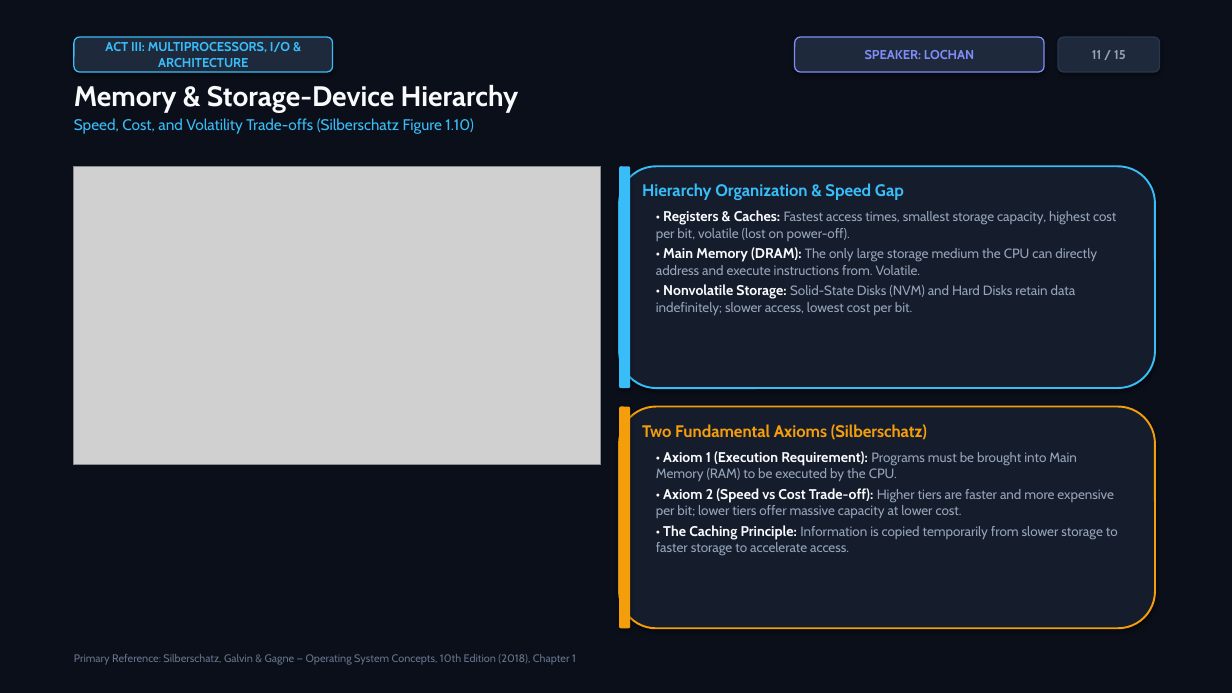
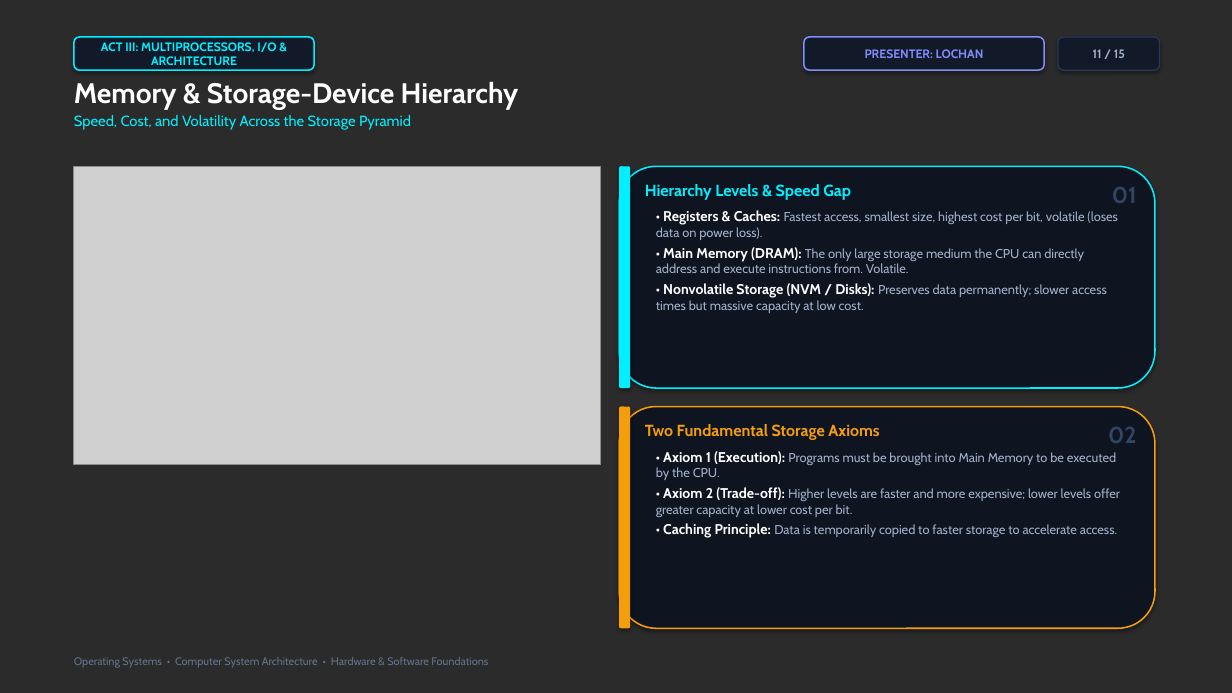
Before and after one commit to vangaramcharan2007-del/alfred, a slide deck: slide 11 of Computer_System_Architecture_OS.pptx. Drawn at 1232x693 pixels with LibreOffice and Linux fonts; fonts in the diff are those of the drawing; grey boxes stand for pictures; background and template pictures are left out; a plain dark background stands for a picture behind light text. Boxes give left, top, right and bottom in pixels: in the first picture for what was removed or moved away, otherwise in the second. Text is boxed around its words. In the diff, an @@ line names an element or a change of style, - is before the commit and + after.

Commit message:
feat(presentation): upgrade to high-production-value cinematic dark visual theme with 1080p hardware overlays

```diff
--- a/Computer_System_Architecture_OS.pptx
+++ b/Computer_System_Architecture_OS.pptx
@@ background #0B0F19 to picture (left out) @@
@@ rectangle removed at (0,0,1232,693) @@
@@ rounded rectangle "ACT III: MULTIPROCESSORS, I/O & ...": place and size @@
-rounded rectangle "ACT III: MULTIPROCESSORS, I/O & ..." at (74,37,333,72)
+rounded rectangle "ACT III: MULTIPROCESSORS, I/O & ..." at (74,37,314,70)
@@ rounded rectangle "ACT III: MULTIPROCESSORS, I/O & ..." at (74,37,314,70): size 10 to 9.5 pt, text colour #38BDF8 to #00F0FF; fill #1E293B to #121A2A; outline #38BDF8 1 pt to #00F0FF 1.2 pt @@
@@ rounded rectangle "PRESENTER: LOCHAN": place and size @@
-rounded rectangle "PRESENTER: LOCHAN" at (795,37,1044,72)
+rounded rectangle "PRESENTER: LOCHAN" at (804,37,1044,70)
@@ rounded rectangle "PRESENTER: LOCHAN" at (804,37,1044,70): fill #1E293B to #121A2A; outline #818CF8 1 pt to #818CF8 1.2 pt @@
@@ text in rounded rectangle at (865,49,984,58): text changed; size 10 to 9.5 pt @@
-SPEAKER: LOCHAN
+PRESENTER: LOCHAN
@@ rounded rectangle "11 / 15" at (1058,37,1160,70): size 10 to 9.5 pt, text colour #94A3B8 to #A0AFC8; fill #1E293B to #121A2A; outline #2A364F 1 pt to #283855 1 pt @@
@@ text at (74,82,519,110): text colour #F8FAFC to #FFFFFF in "Memory & Storage-Device Hierarchy" @@
@@ text at (74,115,411,130): text changed; size 12 to 11.5 pt; text colour #38BDF8 to #00F0FF @@
-Speed, Cost, and Volatility Trade-offs (Silberschatz Figure 1.10)
+Speed, Cost, and Volatility Across the Storage Pyramid
@@ rounded rectangle at (619,166,1155,388): fill #151C2C to #0E1420; outline #38BDF8 1.5 pt to #00F0FF 1.2 pt @@
@@ rounded rectangle at (619,166,630,388): fill #38BDF8 to #00F0FF @@
@@ text at (645,184,851,200): text changed; size 13 to 12.5 pt; text colour #38BDF8 to #00F0FF @@
-Hierarchy Organization & Speed Gap
+Hierarchy Levels & Speed Gap
@@ text added at (1112,187,1137,203), 18 pt, text #324664, bold @@
+01
@@ text at (656,210,1118,240): text changed; size 10.5 to 10 pt; text colour #94A3B8 to #A0AFC8 @@
-• Registers & Caches: Fastest access times, smallest storage capacity, highest cost per bit, volatile (lost on power-off).
+• Registers & Caches: Fastest access, smallest size, highest cost per bit, volatile (loses data on power loss).
@@ text at (656,247,1084,273): size 10.5 to 10 pt, text colour #94A3B8 to #A0AFC8 in "The only large storage medium the CPU ..."; text colour #F8FAFC to #FFFFFF in "• Main Memory (DRAM):" @@
@@ text at (656,283,1107,313): text changed; size 10.5 to 10 pt; text colour #94A3B8 to #A0AFC8 @@
-• Nonvolatile Storage: Solid-State Disks (NVM) and Hard Disks retain data indefinitely; slower access, lowest cost per bit.
+• Nonvolatile Storage (NVM / Disks): Preserves data permanently; slower access times but massive capacity at low cost.
@@ rounded rectangle at (619,407,1155,628): fill #151C2C to #0E1420; outline #F59E0B 1.5 pt to #F59E0B 1.2 pt @@
@@ text at (645,424,879,440): text changed; size 13 to 12.5 pt @@
-Two Fundamental Axioms (Silberschatz)
+Two Fundamental Storage Axioms
@@ text added at (1108,427,1137,443), 18 pt, text #324664, bold @@
+02
@@ text at (656,451,1120,538): text changed; size 10.5 to 10 pt; text colour #94A3B8 to #A0AFC8 @@
-• Axiom 1 (Execution Requirement): Programs must be brought into Main Memory (RAM) to be executed by the CPU.
-• Axiom 2 (Speed vs Cost Trade-off): Higher tiers are faster and more expensive per bit; lower tiers offer massive capacity at lower cost.
-• The Caching Principle: Information is copied temporarily from slower storage to faster storage to accelerate access.
+• Axiom 1 (Execution): Programs must be brought into Main Memory to be executed by the CPU.
+• Axiom 2 (Trade-off): Higher levels are faster and more expensive; lower levels offer greater capacity at lower cost per bit.
+• Caching Principle: Data is temporarily copied to faster storage to accelerate access.
@@ text at (74,657,488,668): text changed @@
-Primary Reference: Silberschatz, Galvin & Gagne — Operating System Concepts, 10th Edition (2018), Chapter 1
+Operating Systems • Computer System Architecture • Hardware & Software Foundations
```
Also in this commit, not shown: 14 other slides changed, 19 other files.
